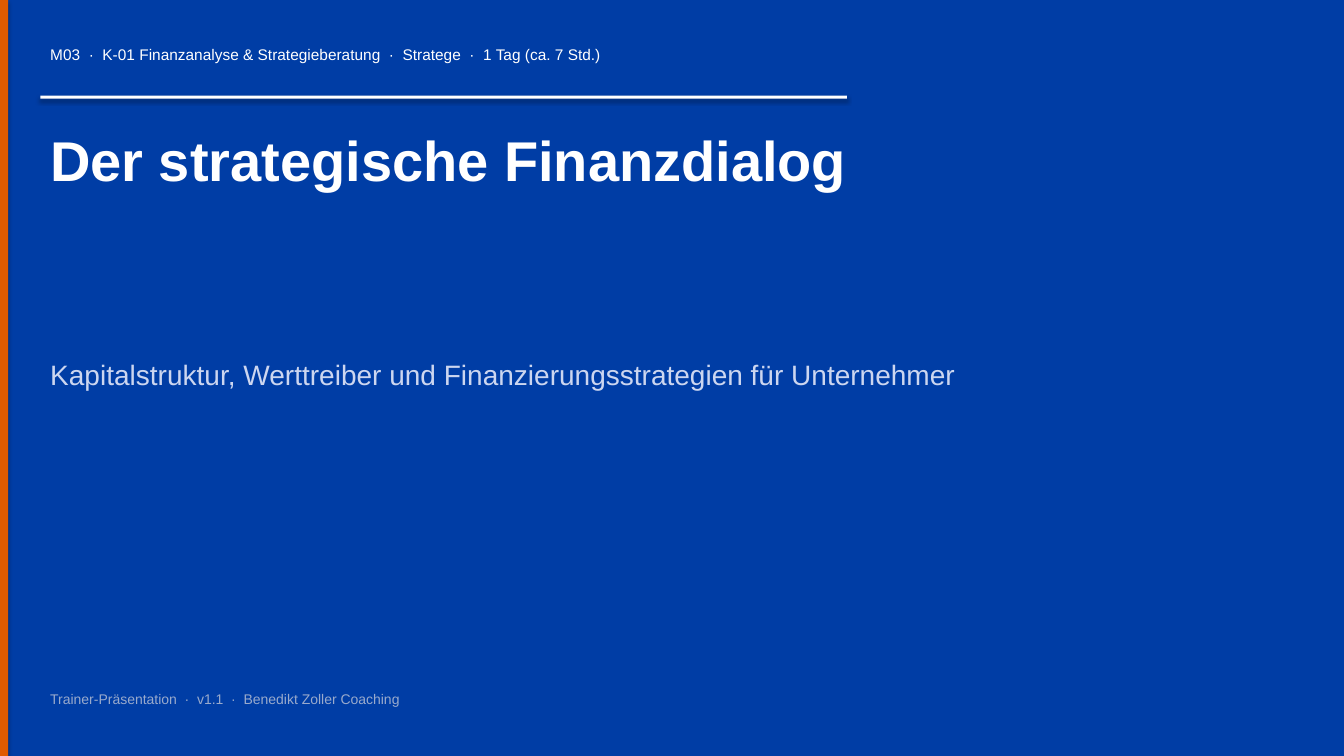
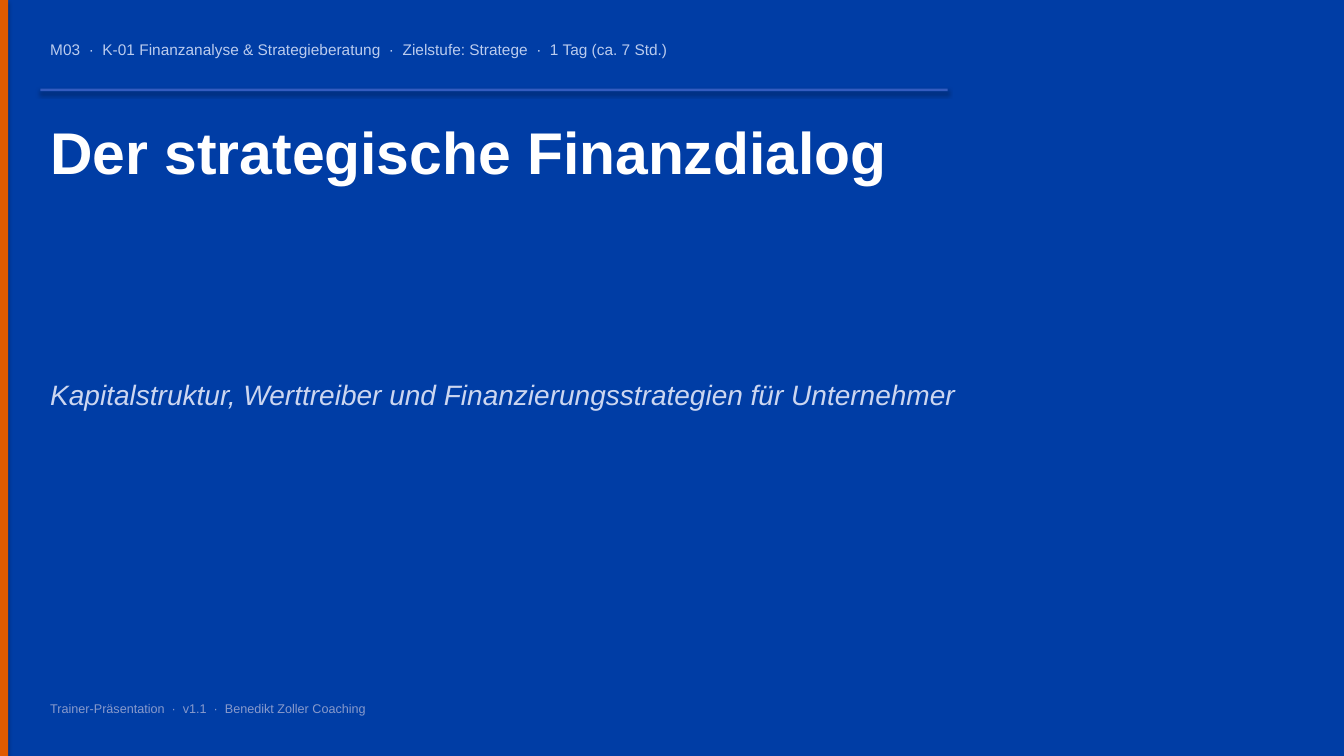
Before and after one commit to ck5rqc47pr-byte/firmenkundenakademie-online, a slide deck: slide 1 of public/downloads/praesentation/M03.pptx. Drawn at 1344x756 pixels with LibreOffice and Linux fonts; fonts in the diff are those of the drawing. Boxes give left, top, right and bottom in pixels: in the first picture for what was removed or moved away, otherwise in the second. Text is boxed around its words. In the diff, an @@ line names an element or a change of style, - is before the commit and + after.

```diff
--- a/public/downloads/praesentation/M03.pptx
+++ b/public/downloads/praesentation/M03.pptx
@@ text at [50,44,668,58]: text changed; text colour #FFFFFF to #BBCCEE @@
-M03 · K-01 Finanzanalyse & Strategieberatung · Stratege · 1 Tag (ca. 7 Std.)
+M03 · K-01 Finanzanalyse & Strategieberatung · Zielstufe: Stratege · 1 Tag (ca. 7 Std.)
@@ rectangle: place and size @@
-rectangle at [40,96,847,99]
+rectangle at [40,89,948,92]
@@ rectangle at [40,89,948,92]: fill #FFFFFF to #335CC0 @@
@@ text "Der strategische Finanzdialog": place and size @@
-text "Der strategische Finanzdialog" at [50,140,846,191]
+text "Der strategische Finanzdialog" at [50,131,886,185]
@@ text "Der strategische Finanzdialog" at [50,131,886,185]: size 40 to 42 pt @@
@@ text "Kapitalstruktur, Werttreiber und Finanzierungsstrategien für ...": place and size @@
-text "Kapitalstruktur, Werttreiber und Finanzierungsstrategien für ..." at [50,364,955,390]
+text "Kapitalstruktur, Werttreiber und Finanzierungsstrategien für ..." at [50,384,955,411]
@@ text "Kapitalstruktur, Werttreiber und Finanzierungsstrategien für ..." at [50,384,955,411]: italic on @@
@@ text "Trainer-Präsentation · v1.1 · Benedikt ...": place and size @@
-text "Trainer-Präsentation · v1.1 · Benedikt ..." at [50,694,400,707]
+text "Trainer-Präsentation · v1.1 · Benedikt ..." at [50,704,365,716]
@@ text "Trainer-Präsentation · v1.1 · Benedikt ..." at [50,704,365,716]: size 10 to 9 pt, text colour #99AACC to #889ACC @@
```
Also in this commit, not shown: 2 other slides changed, 16 slides added, 8 slides removed, 23 other files.
